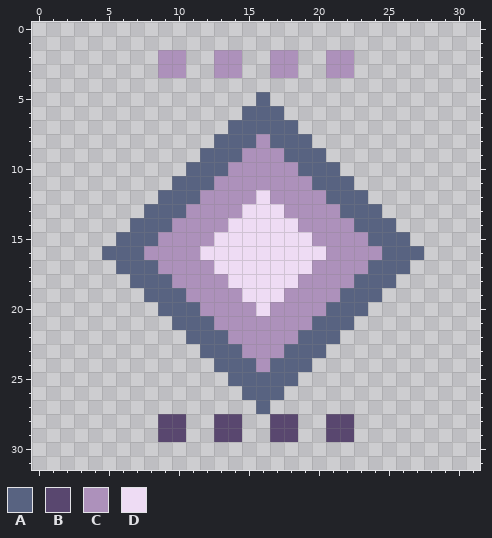
File history of a pixel-art file, game/assets/source/original_procedural/rarity_legendary.aseprite. The first picture shows the starting point.
32x32 pixels, 1 frame.
Palette (. is transparent): A #586381  B #59476f  C #ad91bb  D #eedcf4
Pixels before, first column x 5:
 2 ....CC..CC..CC..CC.....
 3 ....CC..CC..CC..CC.....
 4 .......................
 5 ...........A...........
 6 ..........AAA..........
 7 .........AAAAA.........
 8 ........AAACAAA........
 9 .......AAACCCAAA.......
10 ......AAACCCCCAAA......
11 .....AAACCCCCCCAAA.....
12 ....AAACCCCDCCCCAAA....
13 ...AAACCCCDDDCCCCAAA...
14 ..AAACCCCDDDDDCCCCAAA..
15 .AAACCCCDDDDDDDCCCCAAA.
16 AAACCCCDDDDDDDDDCCCCAAA
17 .AAACCCCDDDDDDDCCCCAAA.
18 ..AAACCCCDDDDDCCCCAAA..
19 ...AAACCCCDDDCCCCAAA...
20 ....AAACCCCDCCCCAAA....
21 .....AAACCCCCCCAAA.....
22 ......AAACCCCCAAA......
23 .......AAACCCAAA.......
24 ........AAACAAA........
25 .........AAAAA.........
26 ..........AAA..........
27 ...........A...........
28 ....BB..BB..BB..BB.....
29 ....BB..BB..BB..BB.....
Once edited:
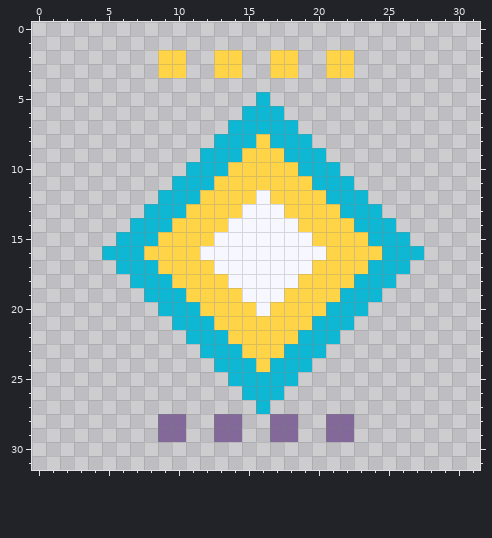
Difference:
colour A: #586381 -> #0eb8d4
colour B: #59476f -> #826999
colour C: #ad91bb -> #ffd447
colour D: #eedcf4 -> #f6f7ff
